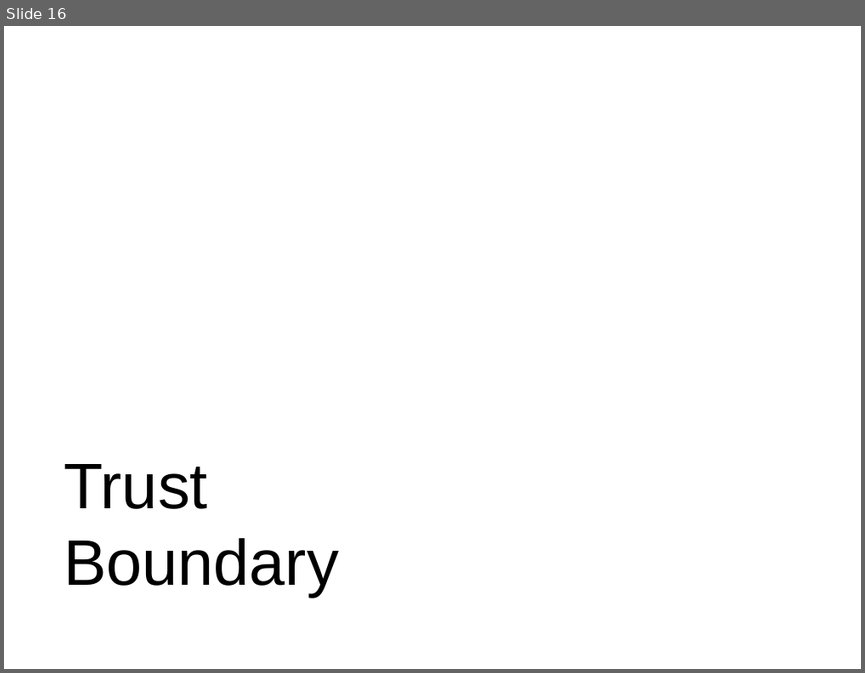
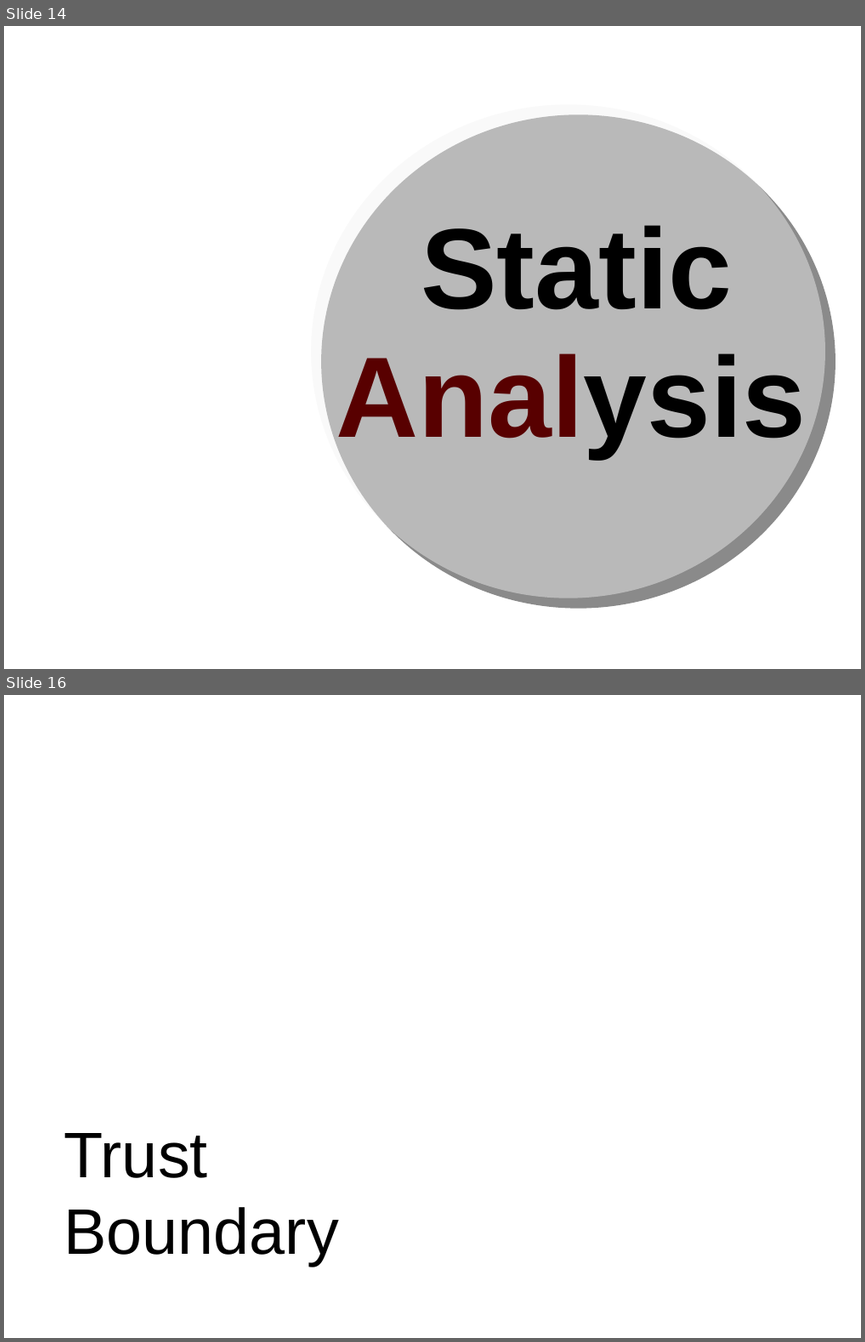
Before and after one commit to marcesher/mxunit-cfmeetups, a slide deck: cfObjective2009SecurityTesting/cf.objective.2009.ppt. Shown one above the other, each under a label of ours: slide 16 before the commit, slides 14 and 16 after it; the slides between them are not shown. The pictures are 865x673 and 865x1342 pixels, drawn with LibreOffice and Linux fonts; fonts in the diff are those of the drawing; background and template pictures are left out. Boxes give left, top, right and bottom in pixels: in the first picture for what was removed or moved away, otherwise in the second. Text is boxed around its words. In the diff, an @@ line names an element or a change of style, - is before the commit and + after.

Commit message:
tweak

```diff
--- a/cfObjective2009SecurityTesting/cf.objective.2009.ppt
+++ b/cfObjective2009SecurityTesting/cf.objective.2009.ppt
@@ slide 14 added at (4, 26, 861, 669), background picture (left out) @@
@@ ellipse added at (311, 105, 825, 598), fill #F2F2F2 at 46% opacity @@
@@ text added at (420, 225, 732, 310), 96 pt, text #000000, bold @@
+Static
@@ text added at (336, 353, 806, 457), 96 pt, text #580000, bold @@
+Analysis
```
Also in this commit, not shown: 1 slide changed, 1 slide removed.
